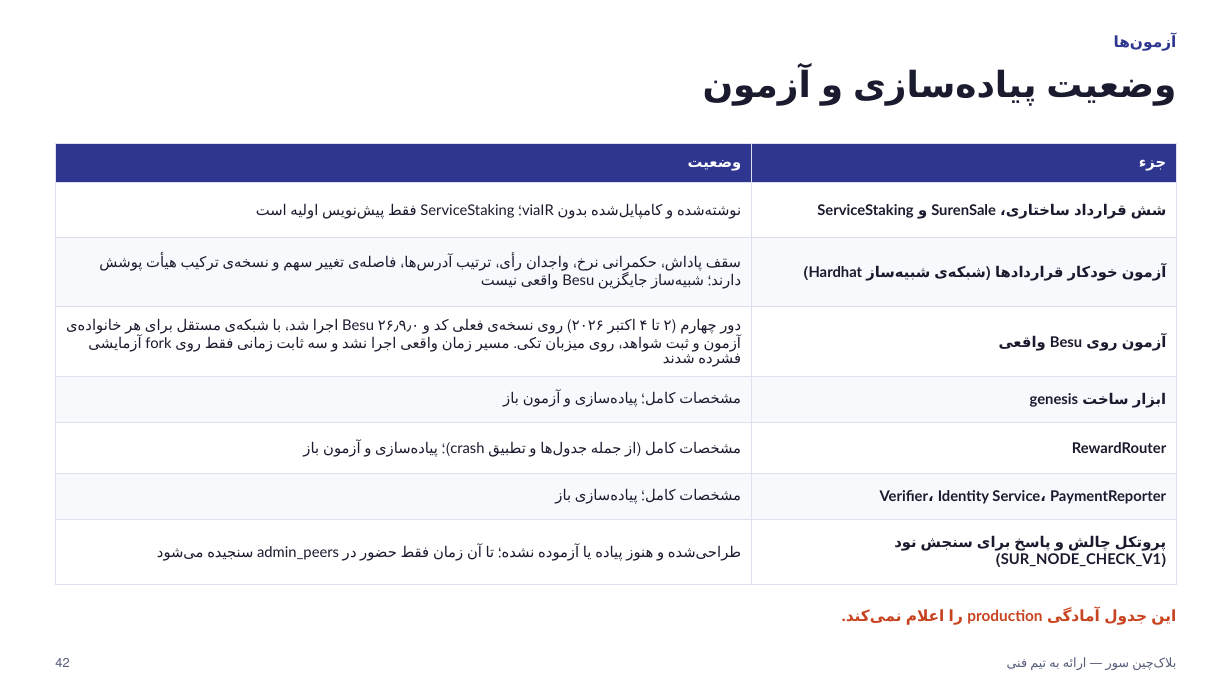
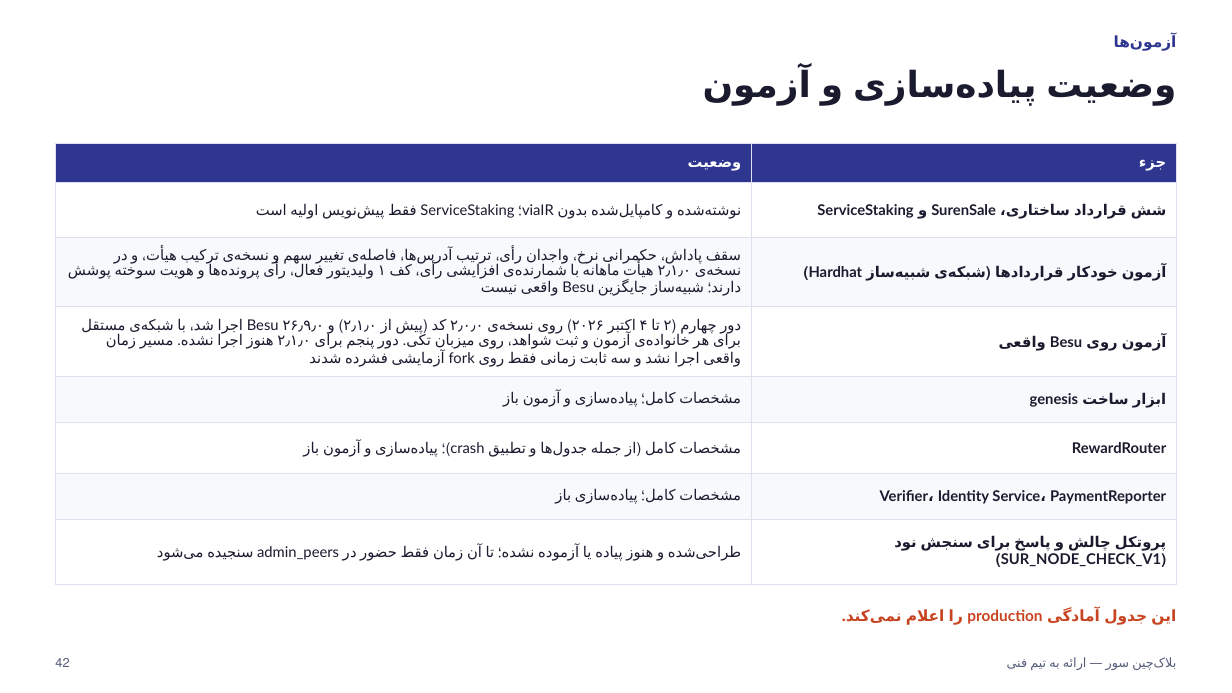
Before and after one commit to Sur-network/sur-new, a slide deck: slide 42 of presentations/Sur - Technical Team Presentation.pptx. Drawn at 1232x693 pixels with LibreOffice and Linux fonts; fonts in the diff are those of the drawing. Boxes give left, top, right and bottom in pixels: in the first picture for what was removed or moved away, otherwise in the second. Text is boxed around its words. In the diff, an @@ line names an element or a change of style, - is before the commit and + after.

```diff
--- a/presentations/Sur - Technical Team Presentation.pptx
+++ b/presentations/Sur - Technical Team Presentation.pptx
@@ table at box(55, 143, 1177, 570) @@
-row 3, column 1: سقف پاداش، حکمرانی نرخ، واجدان رأی، ترتیب آدرس‌ها، فاصله‌ی تغییر سهم و نسخه‌ی ترکیب هیأت پوشش دارند؛ شبیه‌ساز جایگزین Besu واقعی نیست
+row 3, column 1: سقف پاداش، حکمرانی نرخ، واجدان رأی، ترتیب آدرس‌ها، فاصله‌ی تغییر سهم و نسخه‌ی ترکیب هیأت، و در نسخه‌ی ۲٫۱٫۰ هیأت ماهانه با شمارنده‌ی افزایشی رأی، کف ۱ ولیدیتور فعال، رأی پرونده‌ها و هویت سوخته پوشش دارند؛ شبیه‌ساز جایگزین Besu واقعی نیست
-row 4, column 1: دور چهارم (۲ تا ۴ اکتبر ۲۰۲۶) روی نسخه‌ی فعلی کد و Besu ۲۶٫۹٫۰ اجرا شد، با شبکه‌ی مستقل برای هر خانواده‌ی آزمون و ثبت شواهد، روی میزبان تکی. مسیر زمان واقعی اجرا نشد و سه ثابت زمانی فقط روی fork آزمایشی فشرده شدند
+row 4, column 1: دور چهارم (۲ تا ۴ اکتبر ۲۰۲۶) روی نسخه‌ی ۲٫۰٫۰ کد (پیش از ۲٫۱٫۰) و Besu ۲۶٫۹٫۰ اجرا شد، با شبکه‌ی مستقل برای هر خانواده‌ی آزمون و ثبت شواهد، روی میزبان تکی. دور پنجم برای ۲٫۱٫۰ هنوز اجرا نشده. مسیر زمان واقعی اجرا نشد و سه ثابت زمانی فقط روی fork آزمایشی فشرده شدند
```
Also in this commit, not shown: 5 other slides changed, 39 other files.
